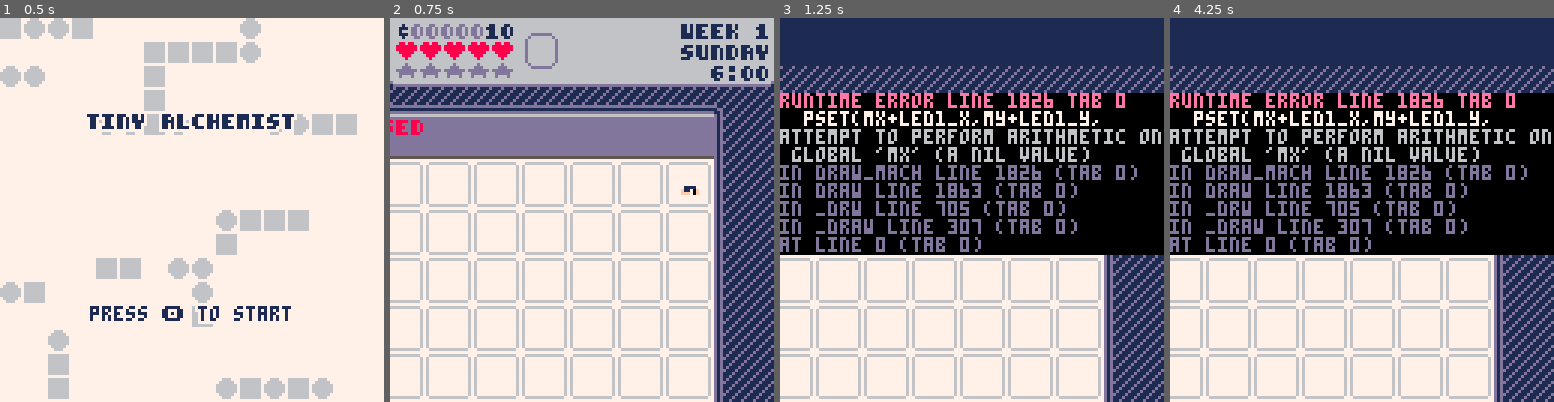
Above: before the commit, frames 1-4 (left to right).
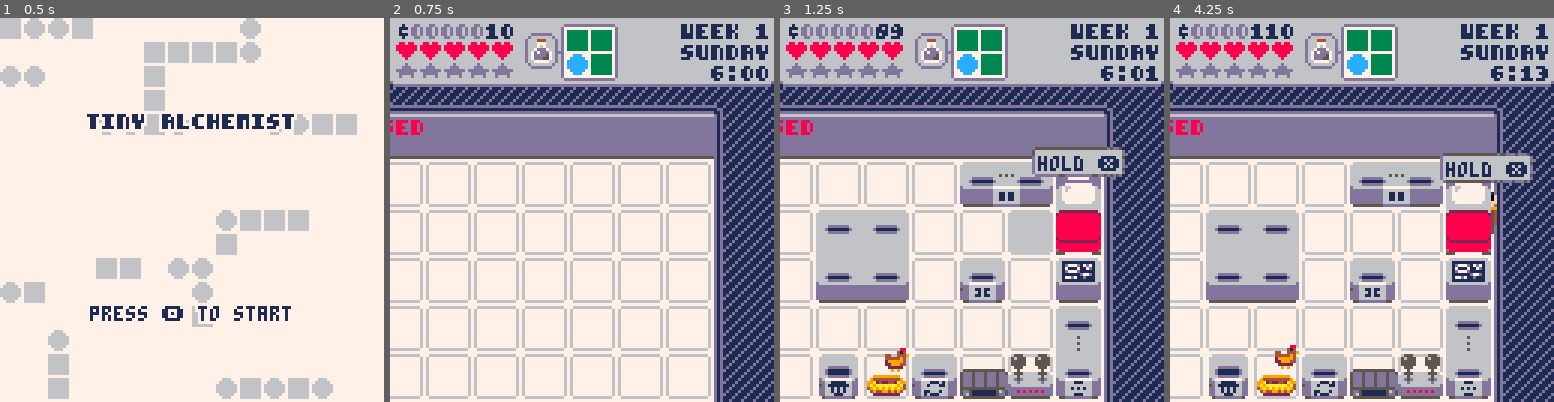
Above: after the commit, the same moments.

Repository: MisterWizard01/tiny_alchemist
Game: PICO-8 cartridge alchemy_2.p8
Same seed, same stepped clock (60 frames per second), same inputs: the game is played once before the commit and once after it.
Inputs:
- Up to frame 1 (0.5 s): tap X (X key) at 0.33 s
- Up to frame 2 (0.75 s): tap O (Z key) at 0.7 s
- Up to frame 3 (1.25 s): tap X (X key) at 1.07 s
- Up to frame 4 (4.25 s): hold Right 1.6-2.1 s; tap O (Z key) every 0.4 s from 1.7 to 4.1 s; tap X (X key) at 1.85, 2.97, 4.08 s; hold Up 2.15-2.42 s; hold Right 2.47-3.03 s; hold Left 3.08-3.58 s; hold Down 3.63-3.97 s; hold Right from 4.02 s (still down)

Frame 1 is identical in both runs. In frame 2, 2.5% of the frame differs, in the area x 36-81%, y 1-47%; in frame 3, 70%; in frame 4, 70%, in the area x 0-100%, y 0-100%.
Error before the commit: runtime error line 1826 tab 0; pset(mx+led1_x,my+led1_y,; attempt to perform arithmetic on global 'mx' (a nil value)

Commit message:
Machine overhaul LEDs, conditions, and processes.

Diff:
--- a/alchemy_2.p8
+++ b/alchemy_2.p8
@@ -7,10 +7,6 @@
 --todo
 -- overhaul
 --  collisions with top bed
---  leds
---  dynamo animation
---  check conditions
---  check processes
 --  check lab editor
 -- lab editor
 --  menu for buying new machines
@@ -113,7 +109,7 @@
 	--starting materials
 	mats={0,1}
 	--mats=split("0,0,0,0,1,1,1,1,2,2,3,3,4,4,5,5,6,6,7,7,8,9,10,11,12,13,14,15,16,17,18,19,20,21,22,23")
-	upcharge=split("1,1.5,1.5,1.5,1.5,1.5,1.5,2.125,2.125,2.125,2.125,2.125,2.125,2.125,2.125,2.125,2.125,2.125,2.125,2,2,2,2,2.75,2.75,2.75,2.75,2.75,2.75,2.75,2.75")
+	upcharge=split"1,1.5,1.5,1.5,1.5,1.5,1.5,2.125,2.125,2.125,2.125,2.125,2.125,2.125,2.125,2.125,2.125,2.125,2.125,2,2,2,2,2.75,2.75,2.75,2.75,2.75,2.75,2.75,2.75"
 	upcharge[0]=1
 
 	--title screen background
@@ -142,79 +138,48 @@
 	flip_h[0]=0
 	flip_v[0]=0
 
-	mach_data=split2d("h cut,1,2,true,3,1,24,64,3,24,7,10,7,12|v join,1,2,true,4,3,42,64,3,24,7,10,7,12|v cut,2,1,true,5,4,33,64,11,8,13,4,15,4|h join,2,1,true,6,6,51,64,11,8,13,4,15,4|bed,1,2,false,1,0,0,0,0,0,0,0,0,0|cw turn,1,1,true,2,7,33,71,3,8,0,10,0,0|ccw turn,1,1,true,2,8,24,71,3,8,0,10,0,0|h flip,1,1,true,2,9,51,71,3,8,0,10,0,0|v flip,1,1,true,2,10,42,71,3,8,0,10,0,0|treadmill,1,1,false,1,0,0,0,0,0,0,0,0,0|dynamo,1,1,false,1,0,0,0,0,0,0,0,0,0|storage,2,2,true,1,0,0,0,0,0,0,0,0,0|battery,1,1,false,1,0,0,0,0,0,0,0,0,0|trash,1,1,true,2,11,60,64,91,72,1,10,0,0|nest,1,1,false,1,0,0,0,0,0,0,0,0,0|blank,1,1,false,1,0,0,0,0,0,0,0,0,0|counter,1,1,true,1,0,0,0,0,0,0,0,0,0|register,1,1,false,1,0,0,0,0,0,0,0,0,0|editor,1,1,false,1,0,0,0,0,0,0,0,0,0","|",",")
+	mach_data=split2d("h cut,1,2,true,3,1,24,64,3,24,7,12,7,10,7,14|v join,1,2,true,4,2,42,64,3,24,7,12,7,10,7,14|v cut,2,1,true,5,3,33,64,11,8,15,4,13,4,17,4|h join,2,1,true,6,4,51,64,11,8,15,4,13,4,17,4|bed,1,2,false,1,0,0,0,0,0,0,0,0,0,0,0|cw turn,1,1,true,2,5,33,71,3,8,0,10,0,0,0,0|ccw turn,1,1,true,2,6,24,71,3,8,0,10,0,0,0,0|h flip,1,1,true,2,7,51,71,3,8,0,10,0,0,0,0|v flip,1,1,true,2,8,42,71,3,8,0,10,0,0,0,0|treadmill,1,1,false,1,0,0,0,0,0,0,0,0,0,0,0|dynamo,1,1,false,1,0,0,0,0,0,0,0,0,0,0,0|storage,2,2,true,1,0,0,0,0,0,0,0,0,0,0,0|battery,1,1,false,1,0,0,0,0,0,0,0,0,0,0,0|trash,1,1,true,2,9,60,64,91,72,1,10,0,0,0,0|nest,1,1,false,1,0,0,0,0,0,0,0,0,0,0,0|blank,1,1,false,1,0,0,0,0,0,0,0,0,0,0,0|counter,1,1,true,1,0,0,0,0,0,0,0,0,0,0,0|register,1,1,false,1,0,0,0,0,0,0,0,0,0,0,0|editor,1,1,false,1,0,0,0,0,0,0,0,0,0,0,0","|",",")
 	shop_data=split2d("2,$50,1x2,separates the top\nand bottom halves\nof a formula.|4,$50,1x2,joins two formulas\nvertica …(554 unchanged characters)…
 	mach_sprs=split2d("128,129,144,145,160,161,176,177|128,129,144,145,160,161,176,177|128,130,160,129,176,146,146,177|128 …(342 unchanged characters)…
 
 	conditions={
 		--1 no function
-		function() end,
+		function()
+			return {}
+		end,
 		--2 has potion
-		function(pot) return pot end,
-		--3 cut h
-		function(pot)
-			return pot and pot.h==2
+		function(p1)
+			return {p1}
+		end,
+		--3 cut h ★?
+		function(p1,p2)
+		 local r1,r2=(p1 and p1.h or 0),
+		 	(p2 and p2.h or 0)
+			return {abs(r1-r2)==2,
+				r1==2,r2==2}
 		end,
 		--4 join v
-		function(pot)
-			return pot and pot.h==1
+		function(p1,p2)
+			local r1,r2=p1 and p1.h==1,
+		 	p2 and p2.h==1
+			return {r1 and r2,r1,r2}
 		end,
 		--5 cut v
-		function(pot)
-			return pot and pot.w==2
+		function(p1,p2)
+			local r1,r2=p1 and p1.w or 0,
+		 	p2 and p2.w or 0
+			return {abs(r1-r2)==2,
+				r1==2,r2==2}
 		end,
 		--6 join h
-		function(pot)
-			return pot and pot.w==1
+		function(p1,p2)
+			local r1,r2=p1 and p1.w==1,
+		 	p2 and p2.w==1
+			return {r1 and r2,r1,r2}
 		end,
 	}
 
-	processes={
-		--1 cut h top
-		function(m)
-			m.pot,m.partner.pot=cut_h(m.pot)
-		end,
-		--2 cut h bot
-		function(m)
-			m.partner.pot,m.pot=cut_h(m.pot)
-		end,
-		--3 join v top
-		function(m)
-			m.pot,m.partner.pot=join_v(m.pot,m.partner.pot)
-		end,
-		--4 cut v lft
-		function(m)
-			m.pot,m.partner.pot=cut_v(m.pot)
-		end,
-		--5 cut v rit
-		function(m)
-			m.partner.pot,m.pot=cut_v(m.pot)
-		end,
-		--6 join h lft
-		function(m)
-			m.pot,m.partner.pot=join_h(m.pot,m.partner.pot)
-		end,
-		--7 turn cw
-		function(m)
-			m.pot=transform(m.pot,turn_cw)
-		end,
-		--8 turn ccw
-		function(m)
-			m.pot=transform(m.pot,turn_ccw)
-		end,
-		--9 flip h
-		function(m)
-			m.pot=transform(m.pot,flip_h)
-		end,
-		--10 flip v
-		function(m)
-			m.pot=transform(m.pot,flip_v)
-		end,
-		--11 trash
-		function(m)
-			m.pot=nil
-		end,
-	}
+	init_processes()
 
 	mach_count={}
 	for i=1,#mach_data do
@@ -222,7 +187,7 @@
 	end
 
 	machines={}
-	add_mach(16,-1,0) --blank
+	--add_mach(16,-1,0) --blank
 	add_mach(18,-1,4) --register
 	offer_counters={
 		add_mach(17,-1,1),
@@ -235,9 +200,11 @@
 	end
 	load_game()
 
+	--stuff for debugging
 	money+=100
-
-	--search for partners
+	hold=rand_pot(mats)
+
+	--extra mach data
 	local bed_x,bed_y,nest_x,nest_y=0,0,0,0
 	for m in all(machines) do
 		if m.name=="bed" then --bed
@@ -257,6 +224,7 @@
 	웃=new_char(bed_x+4,bed_y+6)
 	웃.draw=draw_char
 	spd=2
+	act_x,act_y=0,0
 
 	birds={}
 	add_bird(nest_x+4,nest_y)
@@ -302,7 +270,6 @@
 
 function _update()
 	_upd()
-	debug[2]=웃.x..","..웃.y
 	⧗+=1
 end
 
@@ -380,12 +347,11 @@
 	end
 
 	--update action tile
-	local x,y=
-		world_2_lab(웃.x+4,웃.y+10)
+	local x,y=웃.x+4,웃.y+10
 	stand_mach=get_mach(x,y)
 	act_x,act_y=
-		x+dirx[웃.face+1],
-		y+diry[웃.face+1]
+		x+dirx[웃.face+1]*16,
+		y+diry[웃.face+1]*16
 	face_mach=get_mach(act_x,act_y)
 
 	--buttons
@@ -440,7 +406,11 @@
 	end
 
 	for m in all(machines) do
-		m.ready=m.condition(m.pot)
+		local pots=m.pots
+		if pots then
+			m.ready=
+				m.condition(unpack(pots,1,2))
+		end
 		add(lab_sprs,m)
 
 		--dynamo animation
@@ -670,7 +640,8 @@
 	for i=6,5+lab_w do
 		for j=2,1+lab_h do
 			rrectfill2(i*16,j*16,15,15,6)
-			if i-6!=act_x or j-2!=act_y then
+			local ax,ay=world_2_lab(act_x,act_y)
+			if i-6!=ax or j-2!=ay then
 				rectfill2(i*16+1,j*16+1,13,13,7)
 			end
 		end
@@ -709,20 +680,13 @@
 		s:draw()
 	end
 
-	--dynamo animation
-	for m in all(machines) do
-		if m.name=="dynamo" then
-			draw_dynamo(m)
-		end
-	end
-
-	--foreground tiles
-	palt(7,true)
-	map(0,0,0,0,32,16,2)
-
-	--웃 head
-	draw_char(웃,true)
-
+--	--foreground tiles
+--	palt(7,true)
+--	map(0,0,0,0,32,16,2)
+--
+--	--웃 head
+--	draw_char(웃,true)
+--
 	pal()
 	--treadmill key prompt
 	if stand_mach_name=="treadmill" then
@@ -742,14 +706,17 @@
 	end
 
 	--potion formulas
-	if face_mach
-	and face_mach.name!="counter"
-	and face_mach.pot then
+	local m,pot_ind=
+		get_pot_slot(act_x,act_y)
+	if m and m.pots
+	and m.pots[pot_ind] then
+		local help=pot_ind-1
 		local fx,fy,mx,my=
 			dirx[웃.face+1],
 			diry[웃.face+1],
-			face_mach.x,face_mach.y
-		draw_formula(face_mach.pot,
+			face_mach.x+help%m.lw*16,
+			face_mach.y+help\m.lw*16
+		draw_formula(m.pots[pot_ind],
 			mx+7*fx+7,my+7*fy+4,-fx,-fy)
 	end
 
@@ -868,7 +835,6 @@
 		pal(1,7)
 		palt(6,true)
 		pal(13,6)
-		--front label
 		if m.label_sx>0 then
 			sspr(m.label_sx,m.label_sy,
 				9,7,
@@ -1427,6 +1393,10 @@
 	end
 end
 
+function xor(a,b)
+	return a and not b
+		or b and not a
+end
 -->8
 --potions
 
@@ -1524,65 +1495,123 @@
 	}
 end
 
-function transform(pot,table)
-	return norm_pot({
-		w=pot.h,
-		h=pot.w,
-		tl=table[pot.bl],
-		tr=table[pot.tl],
-		bl=table[pot.br],
-		br=table[pot.tr],
-	})
-end
-
-function cut_h(pot)
-	return norm_pot({
-		w=pot.w,
-		h=1,
-		tl=pot.tl,
-		tr=pot.tr,
-	}),norm_pot({
-		w=pot.w,
-		h=1,
-		tl=pot.bl,
-		tr=pot.br,
-	})
-end
-
-function cut_v(pot)
-	return norm_pot({
-		w=1,
-		h=pot.h,
-		tl=pot.tl,
-		bl=pot.bl,
-	}),norm_pot({
-		w=1,
-		h=pot.h,
-		tl=pot.tr,
-		bl=pot.br,
-	})
-end
-
-function join_v(pot1,pot2)
-	return norm_pot({
-		w=max(pot1.w,pot2.w),
-		h=2,
-		tl=pot1.tl,
-		tr=pot1.tr,
-		bl=pot2.tl,
-		br=pot2.tr,
-	})
-end
-
-function join_h(pot1,pot2)
-	return norm_pot({
-		w=2,
-		h=max(pot1.w,pot2.w),
-		tl=pot1.tl,
-		tr=pot2.tl,
-		bl=pot1.bl,
-		br=pot2.bl,
-	})
+function init_processes()
+	processes={
+		--1 cut h
+		function(pots)
+			local pot=pots[1] or pots[2]
+			return {norm_pot({
+				w=pot.w,
+				h=1,
+				tl=pot.tl,
+				tr=pot.tr,
+			}),norm_pot({
+				w=pot.w,
+				h=1,
+				tl=pot.bl,
+				tr=pot.br,
+			})}
+		end,
+
+		--2 join v
+		function(pots)
+			local pot1,pot2=unpack(pots)
+			return {norm_pot({
+				w=max(pot1.w,pot2.w),
+				h=2,
+				tl=pot1.tl,
+				tr=pot1.tr,
+				bl=pot2.tl,
+				br=pot2.tr,
+			})}
+		end,
+
+		--3 cut v
+		function(pots)
+			local pot=pots[1] or pots[2]
+			return {norm_pot({
+				w=1,
+				h=pot.h,
+				tl=pot.tl,
+				bl=pot.bl,
+			}),norm_pot({
+				w=1,
+				h=pot.h,
+				tl=pot.tr,
+				bl=pot.br,
+			})}
+		end,
+
+		--4 join h
+		function(pots)
+			local pot1,pot2=unpack(pots)
+			return {norm_pot({
+				w=2,
+				h=max(pot1.w,pot2.w),
+				tl=pot1.tl,
+				tr=pot2.tl,
+				bl=pot1.bl,
+				br=pot2.bl,
+			})}
+		end,
+
+		--5 turn cw
+		function(pots)
+			local pot=pots[1]
+			return {norm_pot({
+				w=pot.h,
+				h=pot.w,
+				tl=turn_cw[pot.bl],
+				tr=turn_cw[pot.tl],
+				bl=turn_cw[pot.br],
+				br=turn_cw[pot.tr],
+			})}
+		end,
+
+		--6 turn ccw
+		function(pots)
+			local pot=pots[1]
+			return {norm_pot({
+				w=pot.h,
+				h=pot.w,
+				tl=turn_ccw[pot.tr],
+				tr=turn_ccw[pot.br],
+				bl=turn_ccw[pot.tl],
+				br=turn_ccw[pot.bl],
+			})}
+		end,
+
+		--7 flip h
+		function(pots)
+			local pot=pots[1]
+			return {norm_pot({
+				w=pot.w,
+				h=pot.h,
+				tl=flip_h[pot.tr],
+				tr=flip_h[pot.tl],
+				bl=flip_h[pot.br],
+				br=flip_h[pot.bl],
+			})}
+		end,
+
+		--8 flip v
+		function(pots)
+			local pot=pots[1]
+			return {norm_pot({
+				w=pot.w,
+				h=pot.h,
+				tl=flip_v[pot.bl],
+				tr=flip_v[pot.br],
+				bl=flip_v[pot.tl],
+				br=flip_v[pot.tr],
+			})}
+		end,
+
+		--9 trash
+		function(pots)
+			return {}
+		end,
+	}
 end
 
 function pots_match(a,b)
@@ -1662,12 +1691,14 @@
 		ox=0,oy=0,
 		name=data[1],
 		w=data[2]*16,h=data[3]*16,
+		lw=data[2],lh=data[3],
 		draw=mach_draw,
-		consum=1/2,
+		consum=.5,
 		prog=0,
 		max_prog=15,
 		condition=conditions[data[5]],
 		process=processes[data[6]],
+		ready={},
 	}
 	if data[4]=="true" then
 		m.pots={}
@@ -1690,11 +1721,20 @@
 --world coordinates
 function get_mach(x,y)
 	for m in all(machines) do
-		if  mid(m.x,m.x+m.w-1,x)==x
-		and mid(m.y,m.y+m.h-1,y)==y then
+		local x2,y2=m.x+m.lw*16,
+			m.y+m.lh*16
+		if  mid(m.x,x2,x)==x
+		and mid(m.y,y2,y)==y then
 			return m
 		end
 	end
+end
+
+function get_pot_slot(x,y)
+	local m=get_mach(x,y)
+	if (not m or not m.pots) return
+	local px,py=(x-m.x)\16,(y-m.y)\16
+	return m,m.lw*py+px+1
 end
 
 --adds power to the given
@@ -1702,13 +1742,13 @@
 --returns false only if there
 --isn't enough power to run it
 function run_mach(m)
-	if m.ready then
+	if m.ready[1] then
 		if power>=m.consum then
 			power-=m.consum
 			m.prog+=1
 			if m.prog>=m.max_prog then
 				m.prog=0
-				m:process()
+				m.pots=m.process(m.pots)
 				sfx(2)
 			end
 			return true
@@ -1722,10 +1762,8 @@
 --trades potions w the
 --machine at x,y
 function swap_pots(x,y)
-	local m=get_mach(x,y)
+	local m,pot_ind=get_pot_slot(x,y)
 	if (not m or not m.pots) return
-	local pot_ind=
-		m.w*(y-m.y)+x-m.x+1
 	local pot=m.pots[pot_ind]
 
 	if m.name=="counter"
@@ -1797,15 +1835,15 @@
 	circfill(x+11,y+2,m.glow*(2.7+f),7)
 end
 
-function draw_mach_body(typ,x,y,bp)
+function draw_mach_body(typ,x,y,bp,f)
 	pal()
 	--x,y=lab_2_world(x or m.x,y or m.y)
 	local sprs=mach_sprs[typ]
 	local data=mach_data[typ]
-	local ind=1
+	local ind,f=1,f or 0
 	for ty=0,2*data[3]-1 do
 		for tx=0,2*data[2]-1 do
-			spr(sprs[ind],x+8*tx,y+8*ty)
+			spr(sprs[ind]+f*2,x+8*tx,y+8*ty)
 			ind+=1
 		end
 	end
@@ -1821,31 +1859,36 @@
 end
 
 function draw_mach(m,bp)
-	draw_mach_body(m.typ,m.x,m.y,bp)
+	local mx,my,data=m.x,m.y,
+		mach_data[m.typ]
+
+	if m.name=="dynamo" then
+		draw_dynamo(m)
+	end
+
+	draw_mach_body(m.typ,mx,my,bp,
+		m.frame)
 
 	--indicator leds
-	local led1_x,led1_y,led2_x,led2_y=
-		data[11],data[12],data[13],data[14]
-	if led1_x!=0 or led1_y!=0 then
-		pset(mx+led1_x,my+led1_y,
-			m.ready and 8 or 5)
-	end
-
---	local lx,ly=mx+m.led2_x,my+m.led2_y
---	if m.partner_req=="ready" then
---		pset(lx,ly,(m.ready and
---			m.partner.ready) and 8 or 5)
---	end
---	if m.partner_req=="empty"
---	and pget(lx,ly)!=8 then
---		pset(lx,ly,(m.ready and not
---			m.partner.pot) and 8 or 5)
---	end
+	for i=1,3 do
+		local led_x,led_y=unpack(data,9+i*2,10+i*2)
+		if led_x!=0 or led_y!=0 then
+			pset(mx+led_x,my+led_y,
+				m.ready[i] and 8 or 5)
+		end
+	end
 
 	--potions in machines
-	local pot=m.pot
-	if pot then
-		draw_pot(pot,mx+4,my,true)
+	if m.pots then
+		for py=0,m.lh-1 do
+			for px=0,m.lw-1 do
+				local pot=m.pots[px+py*m.lw+1]
+				if pot then
+					draw_pot(pot,mx+4+px*16,
+						my+py*16,true)
+				end
+			end
+		end
 	end
 
 	--progress bars
@@ -1853,7 +1896,7 @@
 		local bar_x,bar_y=m.x,m.y
 		bar_y+=15
 		shade_rrect(bar_x,bar_y,15,4,
-			split("1,2,3,4,5,6,7,8,9,10,11,12,5,14,15"))
+			split"1,2,3,4,5,6,7,8,9,10,11,12,5,14,15")
 		rectfill2(bar_x+1,bar_y+1,
 			13,2,13)
 		rectfill2(bar_x+1,bar_y+1,
@@ -2095,7 +2138,6 @@
 		addr+=1
 		local x,y=lab_2_world(
 			flr(pos>>4),pos%16)
-		print(typ)
 		local m=add_mach(typ,x,y)
 
 		--pots in machine
@@ -2106,7 +2148,7 @@
 					add(pot_data,@addr)
 					addr+=1
 				end
-				m.pots[pot_ind]=load_pot(data)
+				m.pots[pot_ind]=load_pot(pot_data)
 			end
 		end
 	end
@@ -2230,7 +2272,7 @@
 05555500055555001711711171117170565ddd7666666660661d777d17d7166000000000d6666666666666d01116161087788777878788889777979797979979
 05555500055555001771711177117170565d8dd77777666066171117117d166000000000ddddddddddddddd01666611087888787877788889797977797779979
 00555000005550001771777177717170565ddd15d8d17660661d777d1111166000000000ddd8d8d8d8d8ddd01111111088888888888888889999999999999999
-07757777777577001111111111111110565d1dd5dd1d566066111111d77d166000000000ddddddddddddddd01666661087778777888888889999999999999999
+00050000000500001111111111111110565d1dd5dd1d566066111111d77d166000000000ddddddddddddddd01666661087778777888888889999999999999999
 76555666665556701171777177111110565ddd85d1d8566066177d711d1116600000000005555555555555001666661087878878888888889999999999999999
 66656666666566601171711171711110561111d5dd8d566066111111111116600000000000000000000000001111161087778878888888889999999999999999
 66d5d66666d5d660177177117711111056155515d1d1566000000000000000000000000000000000000000001666611088888888888888889999999999999999
